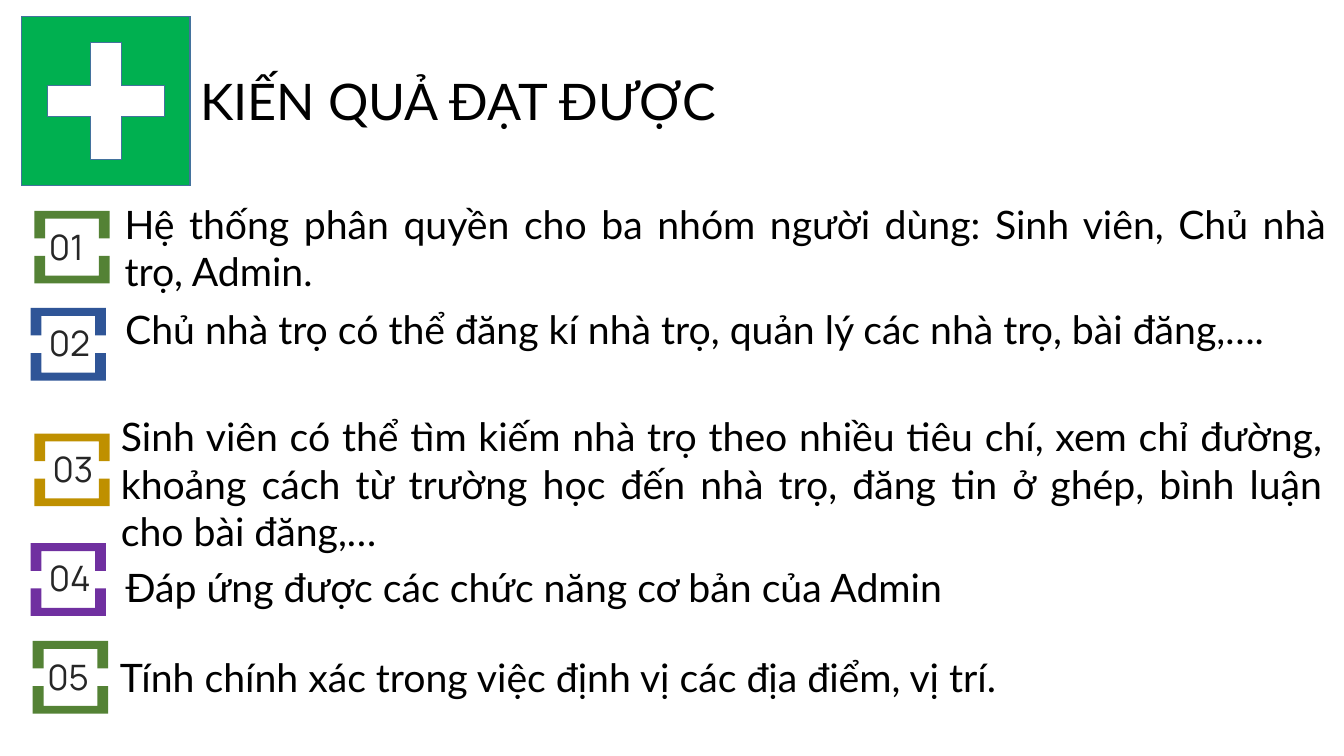
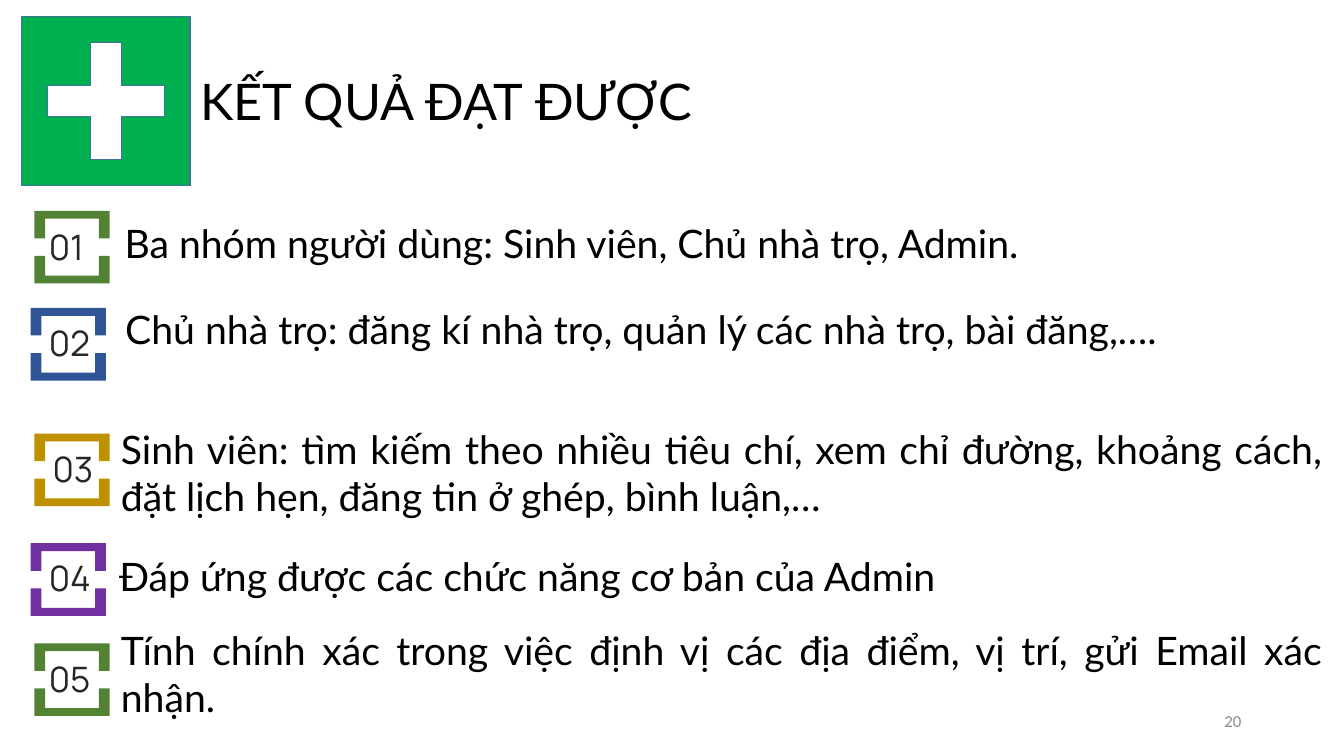
Before and after one commit to minhynguyen/luanvan, a slide deck: slide 20 of LVTN.pptx (slide 21 before the commit). Drawn at 1344x756 pixels with LibreOffice and Linux fonts; fonts in the diff are those of the drawing. Boxes give left, top, right and bottom in pixels: in the first picture for what was removed or moved away, otherwise in the second. Text is boxed around its words. In the diff, an @@ line names an element or a change of style, - is before the commit and + after.

```diff
--- a/LVTN.pptx
+++ b/LVTN.pptx
@@ text at <box>200,77,692,129</box>: text changed @@
-KIẾN QUẢ ĐẠT ĐƯỢC
+KẾT QUẢ ĐẠT ĐƯỢC
@@ text at <box>125,229,1019,265</box>: text changed @@
-Hệ thống phân quyền cho ba nhóm người dùng: Sinh viên, Chủ nhà trọ, Admin.
+Ba nhóm người dùng: Sinh viên, Chủ nhà trọ, Admin.
@@ text at <box>125,315,1156,351</box>: text changed @@
-Chủ nhà trọ có thể đăng kí nhà trọ, quản lý các nhà trọ, bài đăng,….
+Chủ nhà trọ: đăng kí nhà trọ, quản lý các nhà trọ, bài đăng,….
@@ text at <box>121,432,1322,518</box>: text changed @@
-Sinh viên có thể tìm kiếm nhà trọ theo nhiều tiêu chí, xem chỉ đường, khoảng cách từ trường học đến nhà trọ, đăng tin ở ghép, bình luận cho bài đăng,…
+Sinh viên: tìm kiếm theo nhiều tiêu chí, xem chỉ đường, khoảng cách, đặt lịch hẹn, đăng tin ở ghép, bình luận,…
@@ text "Đáp ứng được các chức ...": place and size @@
-text "Đáp ứng được các chức ..." at <box>126,573,941,609</box>
+text "Đáp ứng được các chức ..." at <box>119,562,935,598</box>
@@ freeform shape at <box>34,644,110,671</box>: outline redrawn @@
@@ text at <box>121,632,1322,719</box>: text changed @@
-Tính chính xác trong việc định vị các địa điểm, vị trí.
+Tính chính xác trong việc định vị các địa điểm, vị trí, gửi Email xác nhận.
@@ freeform shape at <box>34,689,110,716</box>: outline redrawn @@
@@ page number added at <box>1224,716,1241,727</box>, 12 pt, text #8C8C8C @@
+20
```
Also in this commit, not shown: 28 other slides changed, 1 slide added, 2 slides removed.
